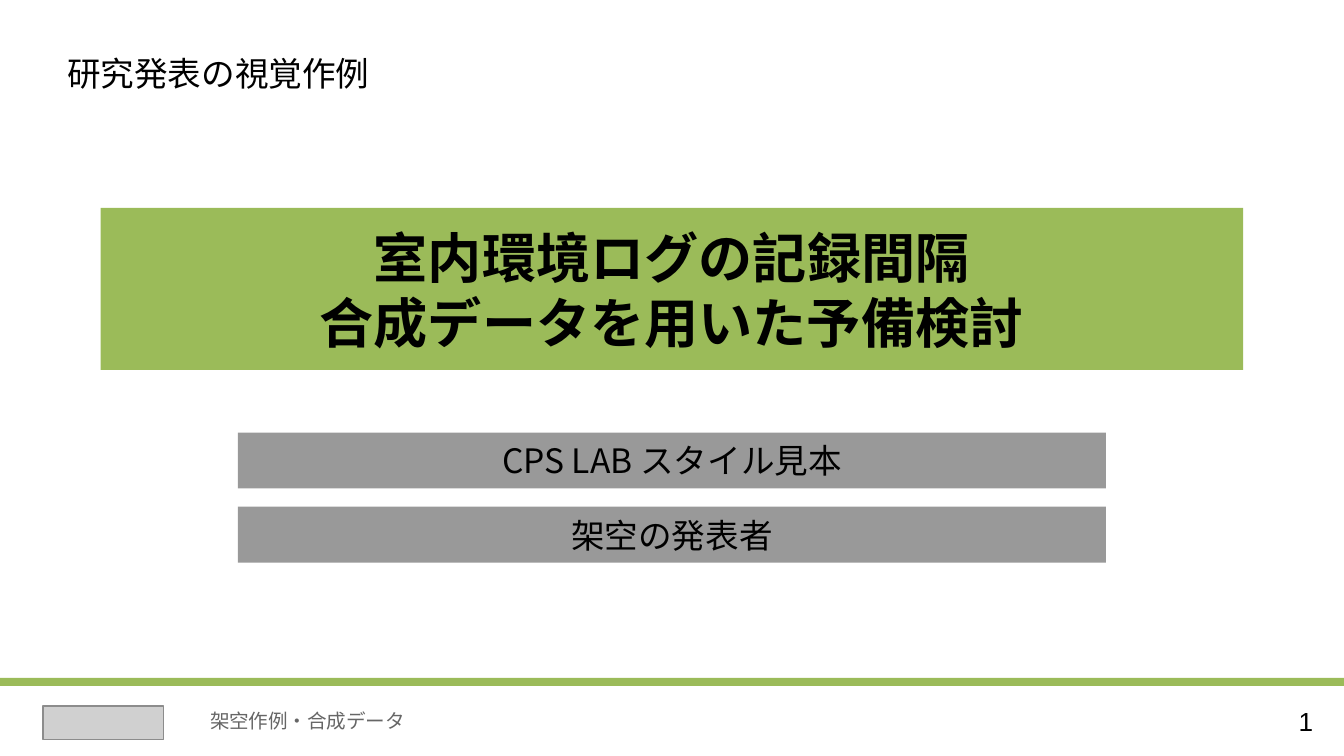
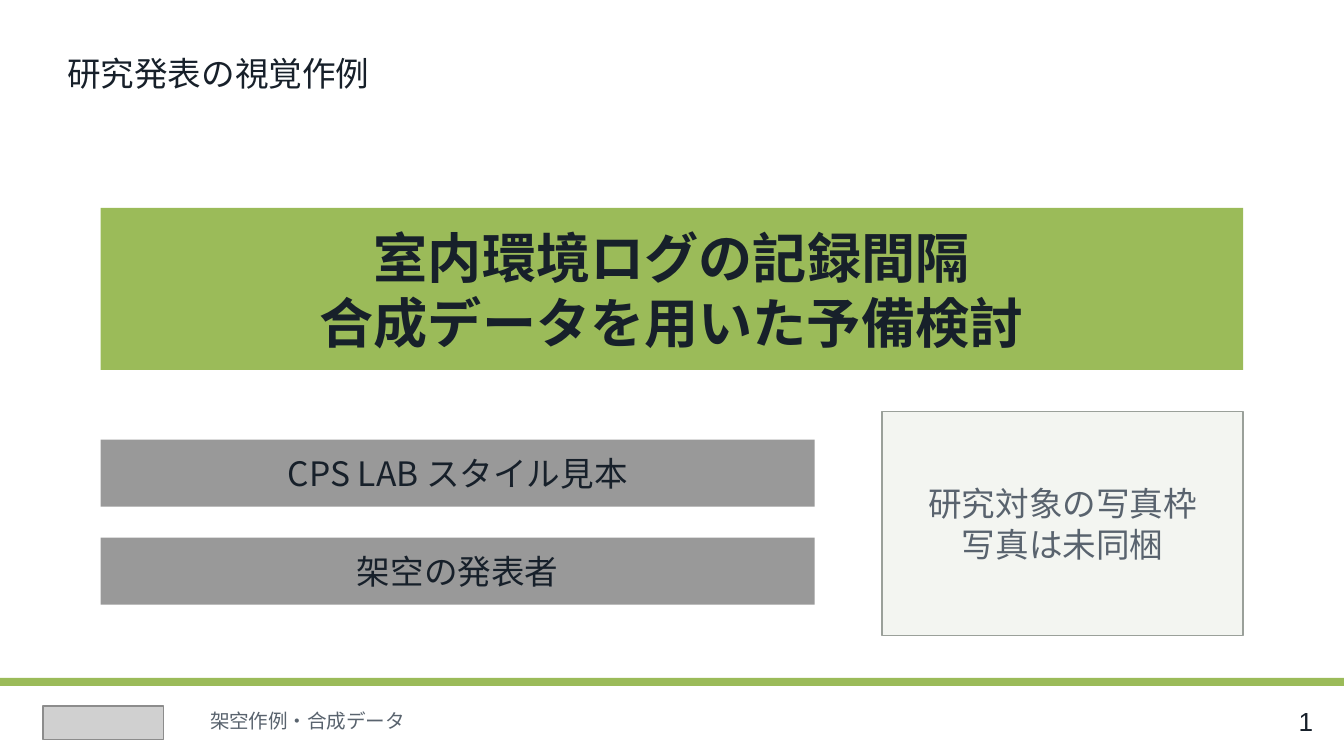
Before and after one commit to cpslab/skill-create-slides, a slide deck: slide 1 of assets/visual-reference/cps-layout-reference.pptx. Drawn at 1344x756 pixels with LibreOffice and Linux fonts; fonts in the diff are those of the drawing; grey boxes stand for pictures. Boxes give left, top, right and bottom in pixels: in the first picture for what was removed or moved away, otherwise in the second. Text is boxed around its words. In the diff, an @@ line names an element or a change of style, - is before the commit and + after.

Commit message:
中間発表型の標準構成と選べる表紙を整備しREADMEに作例を掲載

```diff
--- a/assets/visual-reference/cps-layout-reference.pptx
+++ b/assets/visual-reference/cps-layout-reference.pptx
@@ rectangle added at <box>882,411,1243,636</box>, fill #F3F5F1, outline #9AA09A 0.75 pt @@
@@ rectangle "CPS LAB スタイル見本": place and size @@
-rectangle "CPS LAB スタイル見本" at <box>238,433,1106,489</box>
+rectangle "CPS LAB スタイル見本" at <box>101,439,814,507</box>
@@ text added at <box>928,487,1197,560</box>, 18 pt, text #59636E @@
+研究対象の写真枠
+写真は未同梱
@@ text colour #000000 to #17202A in 5 elements at <box>1299,713,1314,731</box>, <box>67,57,369,89</box>, <box>101,208,1243,371</box>, <box>101,439,814,507</box>, <box>101,538,814,605</box> @@
@@ rectangle "架空の発表者": place and size @@
-rectangle "架空の発表者" at <box>238,507,1106,563</box>
+rectangle "架空の発表者" at <box>101,538,814,605</box>
```
Also in this commit, not shown: 4 other slides changed, 3 slides added, 1 slide removed, 25 other files.
